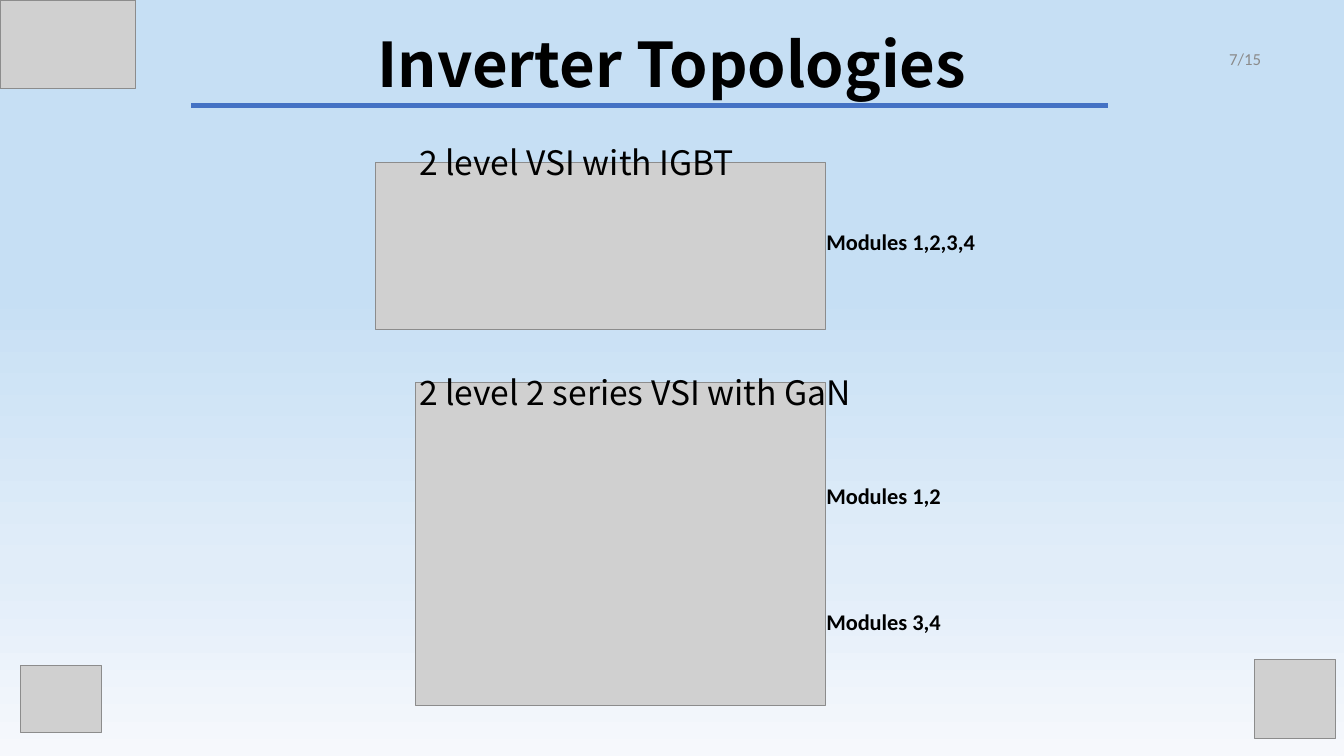
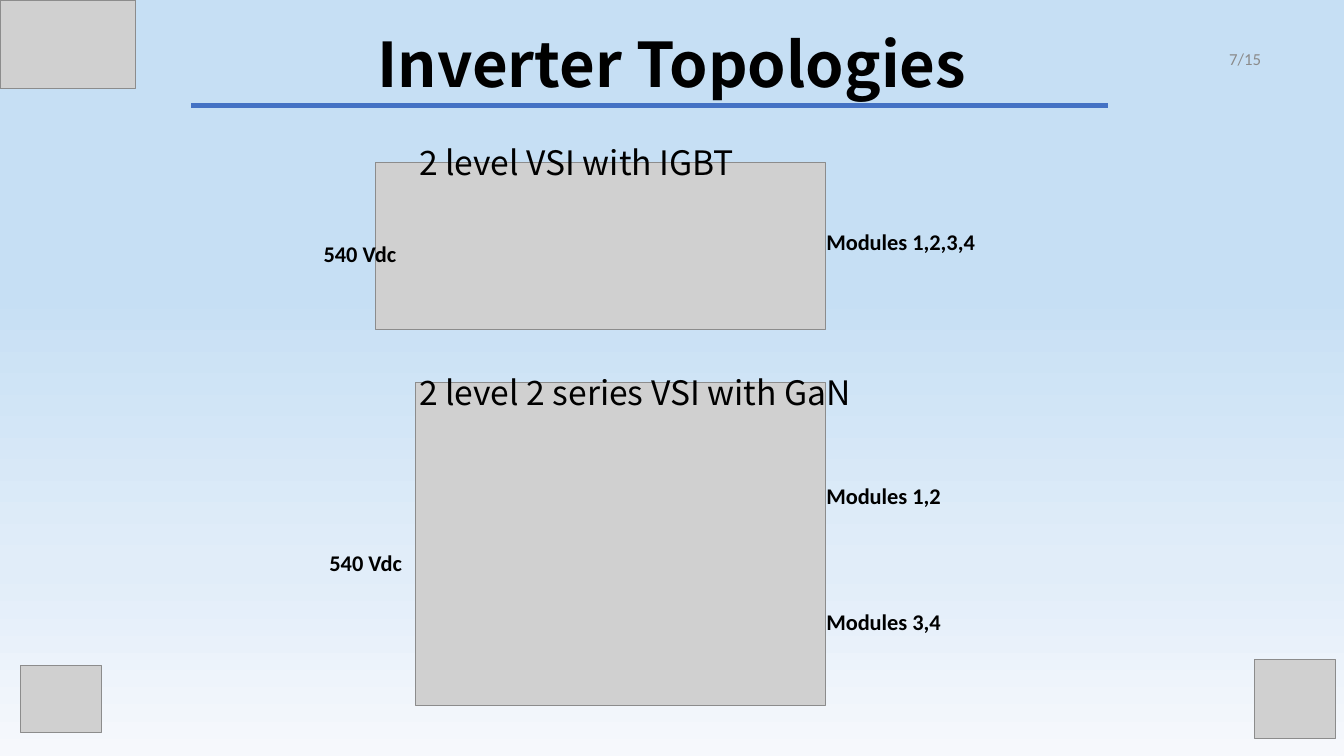
Before and after one commit to hakanpolat/IMMD, a slide deck: slide 7 of Paper/PEMC 2018/presentation/PEMC_2018_presentation.pptx. Drawn at 1344x756 pixels with LibreOffice and Linux fonts; fonts in the diff are those of the drawing; grey boxes stand for pictures. Boxes give left, top, right and bottom in pixels: in the first picture for what was removed or moved away, otherwise in the second. Text is boxed around its words. In the diff, an @@ line names an element or a change of style, - is before the commit and + after.

```diff
--- a/Paper/PEMC 2018/presentation/PEMC_2018_presentation.pptx
+++ b/Paper/PEMC 2018/presentation/PEMC_2018_presentation.pptx
@@ text added at (324, 244, 397, 269), 16 pt, text #000000, bold @@
+540 Vdc
@@ text added at (329, 555, 402, 571), 16 pt, text #000000, bold @@
+540 Vdc
```
Also in this commit, not shown: 2 other slides changed.
